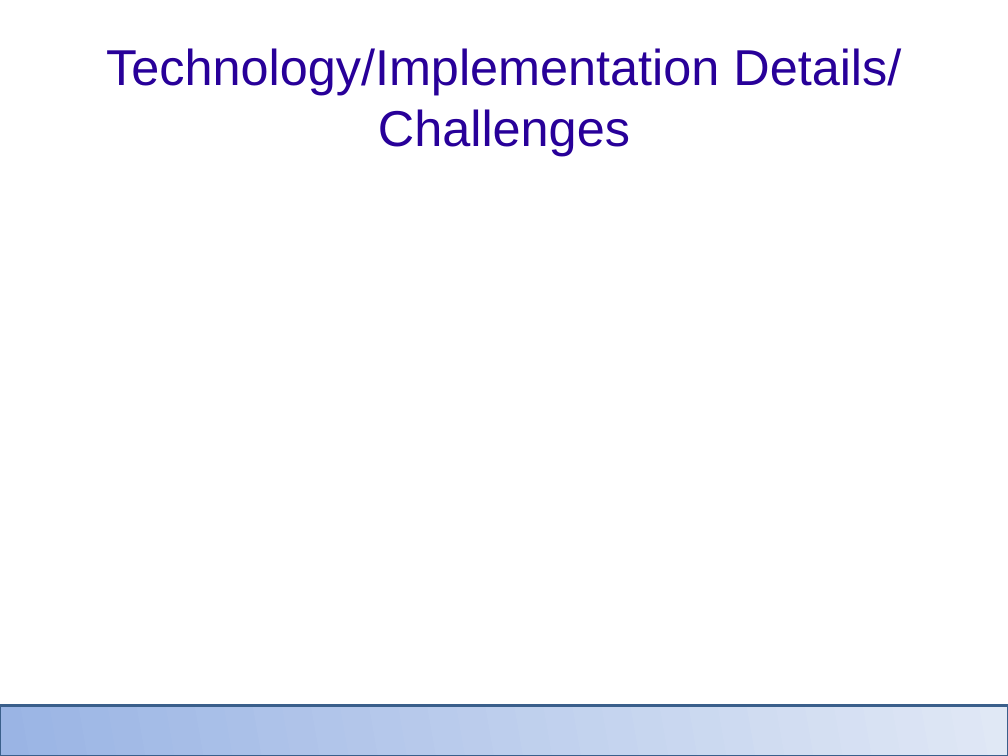
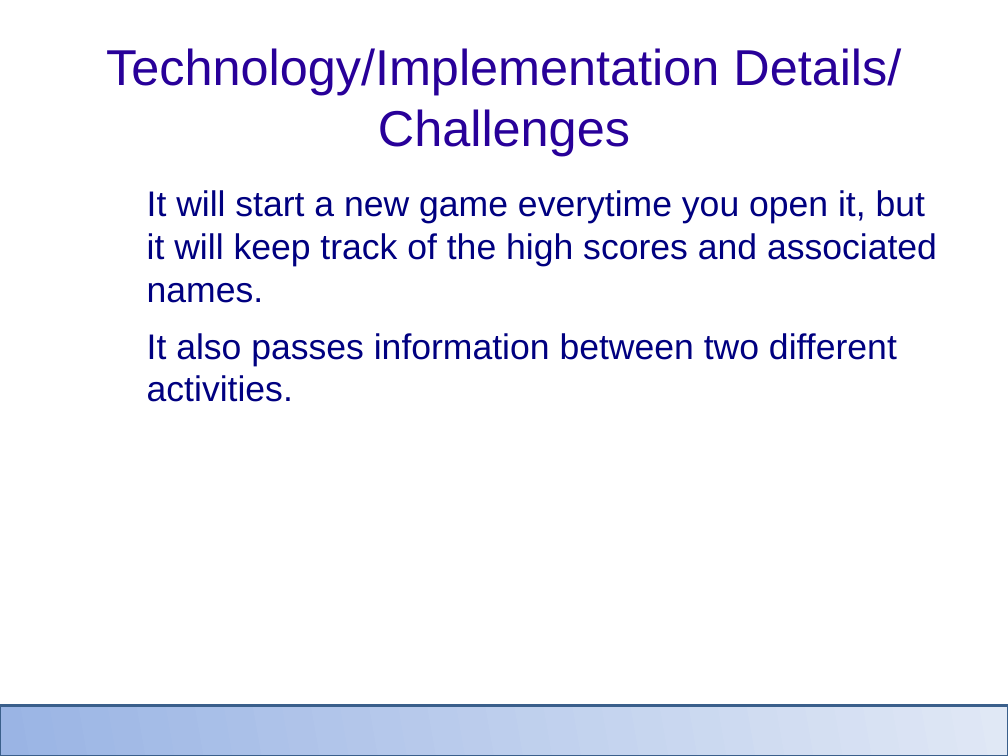
Before and after one commit to atbaird/ATBairdGUIFinalProject, a slide deck: slide 8 of Documentation/Final Presentation.odp. Drawn at 1008x756 pixels with LibreOffice and Linux fonts; fonts in the diff are those of the drawing; background and template pictures are left out. Boxes give left, top, right and bottom in pixels: in the first picture for what was removed or moved away, otherwise in the second. Text is boxed around its words. In the diff, an @@ line names an element or a change of style, - is before the commit and + after.

```diff
--- a/Documentation/Final Presentation.odp
+++ b/Documentation/Final Presentation.odp
@@ text added at [147,190,937,402], 25.4 pt, text #000080 @@
+  − It will start a new game everytime you open it, but it will keep track of the high scores and associated names.
+  − It also passes information between two different activities.
```
Also in this commit, not shown: 9 other slides changed, 7 slides removed, 1 other file.
